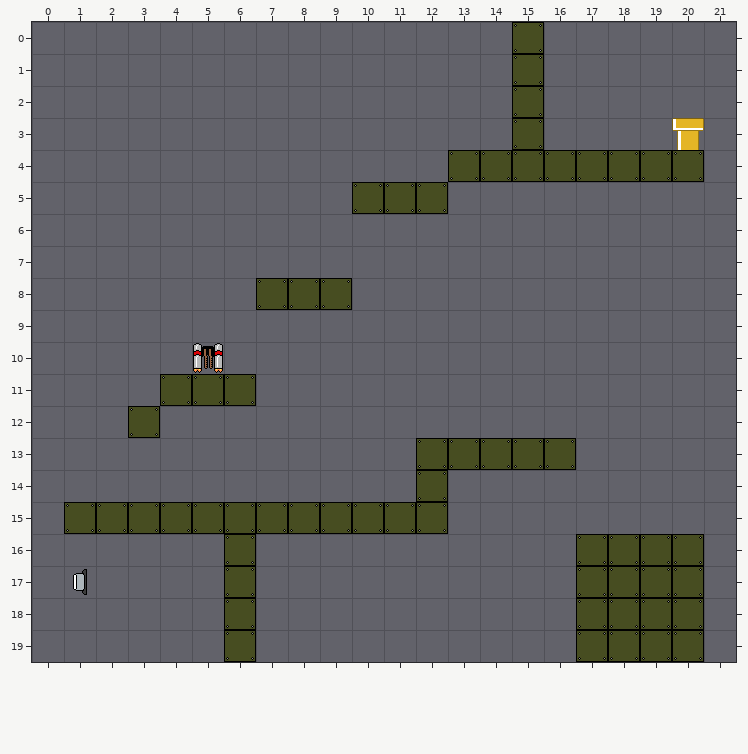
Tiled map -- Content/Level1-1.tmx. Above is the file before it was changed.
Cells are 32x32 px. Shown: x 0..21, y 0..19.
Now the later version:
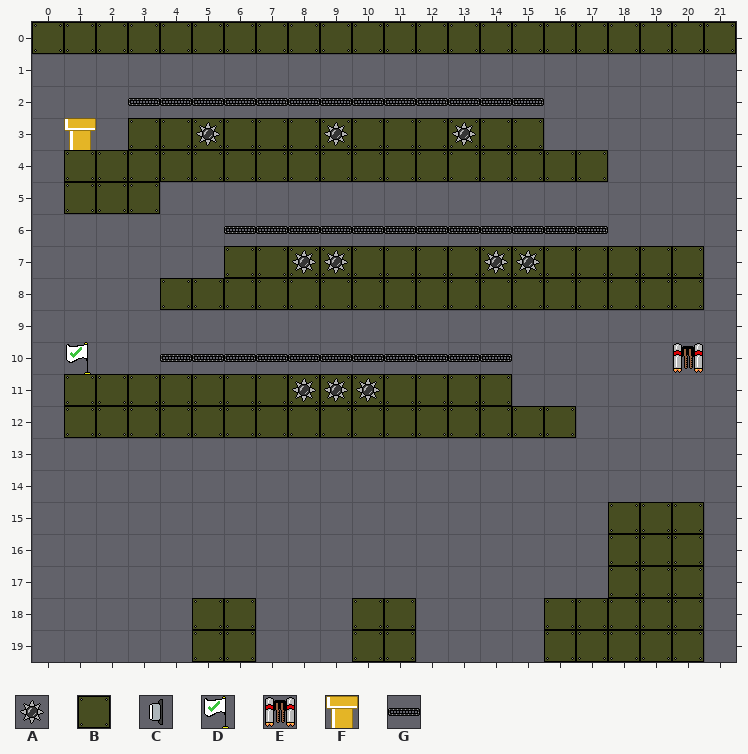
Key: from "SpikeBall": A 0; from "brick": B 0; from "button": C 0; from "checkpoint": D 7; from "jetpack": E 0; from "pipe": F 8; from "roller": G 0.
Objects are placed by their top-left corner, in cells (3,4 is the top-left corner of cell 3,4); size is 1x1 cell unless given.
What changed:
Layer "Items":
added: G "roller" at 5,2
added: G "roller" at 10,2
added: G "roller" at 6,2
added: G "roller" at 9,2
added: G "roller" at 11,2
added: G "roller" at 12,2
added: G "roller" at 8,2
added: G "roller" at 13,2
added: G "roller" at 15,2
added: G "roller" at 14,2
added: G "roller" at 7,2
added: G "roller" at 4,2
added: G "roller" at 3,2
added: G "roller" at 7,6
added: G "roller" at 6,6
added: G "roller" at 8,6
added: G "roller" at 9,6
added: G "roller" at 10,6
added: G "roller" at 11,6
added: G "roller" at 12,6
added: G "roller" at 13,6
added: G "roller" at 14,6
added: G "roller" at 15,6
added: G "roller" at 16,6
added: G "roller" at 17,6
added: G "roller" at 13,10
added: G "roller" at 14,10
added: G "roller" at 12,10
added: G "roller" at 11,10
added: G "roller" at 10,10
added: G "roller" at 9,10
added: G "roller" at 8,10
added: G "roller" at 7,10
added: G "roller" at 6,10
added: G "roller" at 5,10
added: G "roller" at 4,10
added: D "checkpoint 2" at 1,10
Layer "Ground":
changed: B "Ground" at 20,4 -> B "Ground" at 20,0
changed: B "Ground" at 15,1 -> B "Ground" at 18,0
changed: B "Ground" at 15,2 -> B "Ground" at 12,0
changed: B "Ground" at 12,5 -> B "Ground" at 13,0
changed: B "Ground" at 10,5 -> B "Ground" at 5,0
changed: B "Ground" at 11,5 -> B "Ground" at 8,0
changed: B "Ground" at 19,4 -> B "Ground" at 19,0
changed: B "Ground" at 18,4 -> B "Ground" at 9,0
changed: B "Ground" at 12,13 -> B "Ground" at 11,0
changed: B "Ground" at 16,13 -> B "Ground" at 16,0
changed: B "Ground" at 6,15 -> B "Ground" at 6,0
changed: B "Ground" at 7,15 -> B "Ground" at 7,0
changed: B "Ground" at 15,13 -> B "Ground" at 21,0
changed: B "Ground" at 14,13 -> B "Ground" at 17,0
changed: B "Ground" at 13,13 -> B "Ground" at 14,0
changed: B "Ground" at 10,15 -> B "Ground" at 10,0
changed: B "Ground" at 1,15 -> B "Ground" at 0,0
changed: B "Ground" at 3,15 -> B "Ground" at 3,0
changed: B "Ground" at 4,15 -> B "Ground" at 4,0
changed: B "Ground" at 2,15 -> B "Ground" at 1,0
changed: B "Ground" at 5,15 -> B "Ground" at 2,0
changed: B "Ground" at 12,14 -> B "Ground" at 15,3
changed: B "Ground" at 8,15 -> B "Ground" at 8,3
changed: B "Ground" at 12,15 -> B "Ground" at 12,3
changed: B "Ground" at 9,15 -> B "Ground" at 7,3
changed: B "Ground" at 6,16 -> B "Ground" at 5,3
changed: B "Ground" at 11,15 -> B "Ground" at 14,3
changed: B "Ground" at 6,17 -> B "Ground" at 4,3
changed: B "Ground" at 17,16 -> B "Ground" at 11,3
changed: B "Ground" at 17,17 -> B "Ground" at 9,3
added: B "Ground" at 6,3
added: B "Ground" at 10,3
added: B "Ground" at 13,3
added: B "Ground" at 3,3
added: B "Ground" at 12,4
added: B "Ground" at 6,4
added: B "Ground" at 4,4
added: B "Ground" at 9,4
added: B "Ground" at 10,4
added: B "Ground" at 2,4
added: B "Ground" at 5,4
added: B "Ground" at 11,4
added: B "Ground" at 7,4
added: B "Ground" at 8,4
added: B "Ground" at 3,4
added: B "Ground" at 1,4
added: B "Ground" at 3,5
added: B "Ground" at 2,5
added: B "Ground" at 1,5
added: B "Ground" at 16,7
added: B "Ground" at 8,7
added: B "Ground" at 12,7
added: B "Ground" at 14,7
added: B "Ground" at 9,7
added: B "Ground" at 11,7
added: B "Ground" at 10,7
added: B "Ground" at 17,7
added: B "Ground" at 15,7
added: B "Ground" at 19,7
added: B "Ground" at 13,7
added: B "Ground" at 18,7
added: B "Ground" at 20,7
added: B "Ground" at 7,7
added: B "Ground" at 6,7
added: B "Ground" at 19,8
added: B "Ground" at 20,8
added: B "Ground" at 4,8
added: B "Ground" at 5,8
added: B "Ground" at 15,8
added: B "Ground" at 16,8
added: B "Ground" at 12,8
added: B "Ground" at 10,8
added: B "Ground" at 11,8
added: B "Ground" at 13,8
added: B "Ground" at 18,8
added: B "Ground" at 14,8
added: B "Ground" at 17,8
added: B "Ground" at 6,8
added: E "Puddle" at 20,10
added: B "Ground" at 14,11
added: B "Ground" at 13,11
added: B "Ground" at 12,11
added: B "Ground" at 9,11
added: B "Ground" at 3,11
added: B "Ground" at 10,11
added: B "Ground" at 8,11
added: B "Ground" at 1,11
added: B "Ground" at 11,11
added: B "Ground" at 7,11
added: B "Ground" at 2,11
added: B "Ground" at 1,12
added: B "Ground" at 4,12
added: B "Ground" at 2,12
added: B "Ground" at 5,12
added: B "Ground" at 8,12
added: B "Ground" at 6,12
added: B "Ground" at 7,12
added: B "Ground" at 9,12
added: B "Ground" at 14,12
added: B "Ground" at 10,12
added: B "Ground" at 13,12
added: B "Ground" at 15,12
added: B "Ground" at 16,12
added: B "Ground" at 11,12
added: B "Ground" at 12,12
added: B "Ground" at 19,15
added: B "Ground" at 18,15
added: B "Ground" at 20,15
added: B "Ground" at 5,18
added: B "Ground" at 11,18
added: B "Ground" at 10,18
added: B "Ground" at 16,18
added: B "Ground" at 11,19
added: B "Ground" at 10,19
added: B "Ground" at 16,19
added: B "Ground" at 5,19
removed: F "endPipe_1" at 20,3
removed: E "charged" at 5,10
removed: C "Button 1" at 1,17
Layer "Pipe":
added: F "endPipe_1" at 1,3
Layer "Enemies":
added: A "SpikeBall" at 9,2
added: A "SpikeBall" at 13,2
added: A "SpikeBall" at 5,2
added: A "SpikeBall" at 9,6
added: A "SpikeBall" at 14,6
added: A "SpikeBall" at 8,6
added: A "SpikeBall" at 15,6
added: A "SpikeBall" at 10,10
added: A "SpikeBall" at 9,10
added: A "SpikeBall" at 8,10
Changed places in both pictures, as pixel boxes (x1, y1, x2, y2):
changed: (32, 22, 736, 310)
changed: (64, 342, 704, 662)
